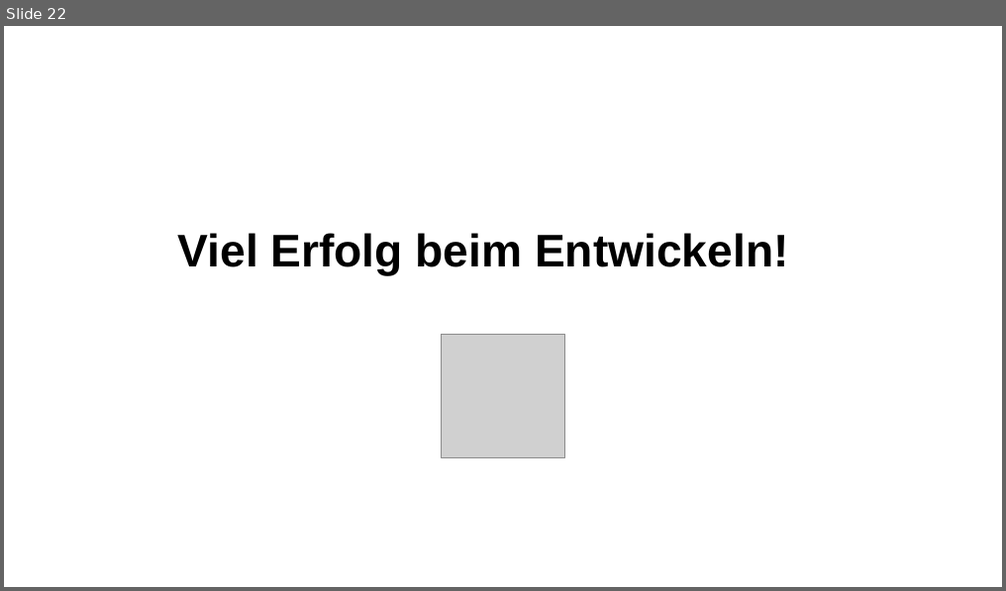
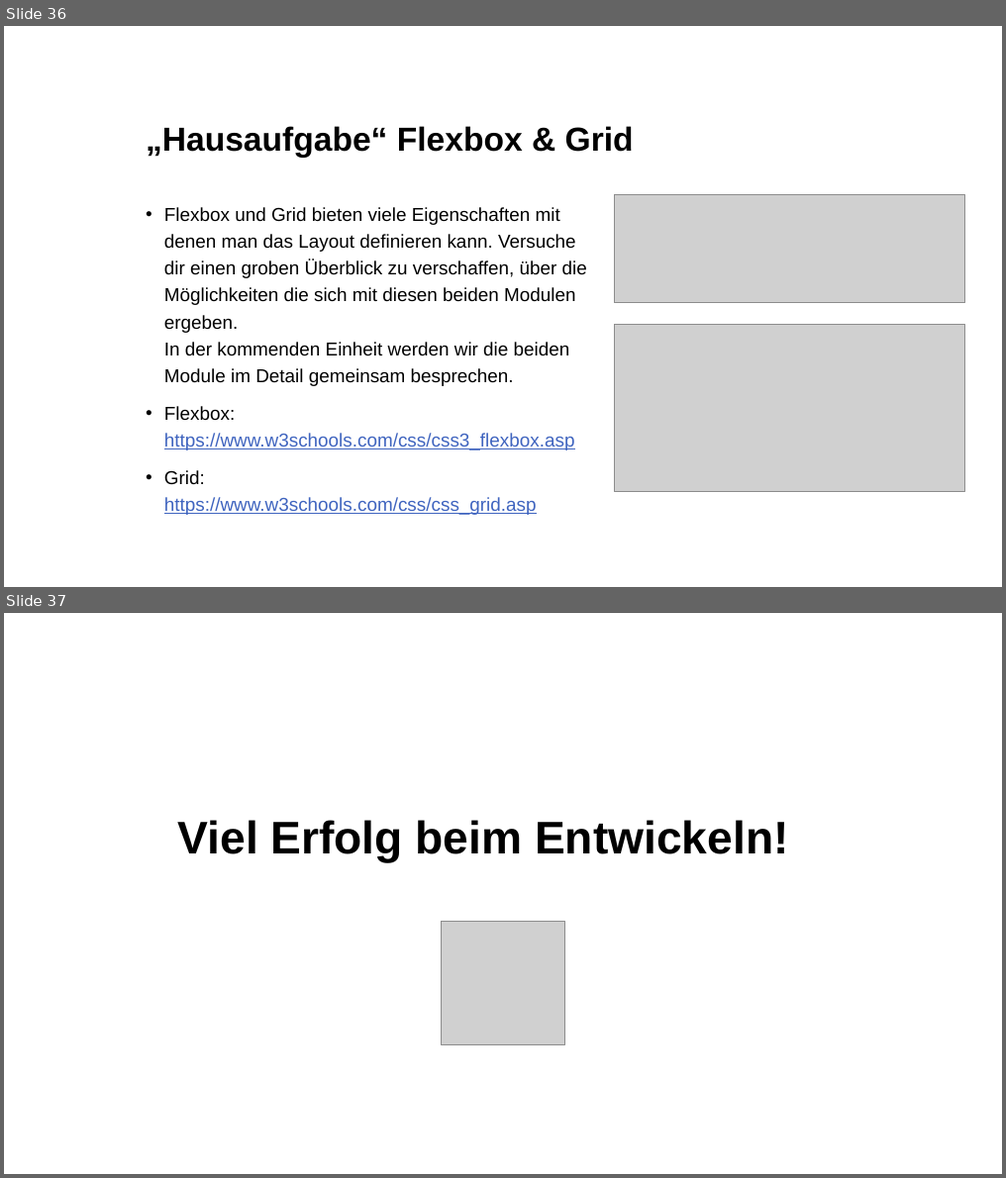
Before and after one commit to kodo89/Webentwicklung_23_24, a slide deck: 3. CSS/Slides/CSS Grundlagen 2.pptx. Shown one above the other, each under a label of ours: slide 22 before the commit, slides 36 and 37 after it. The pictures are 1006x591 and 1006x1178 pixels, drawn with LibreOffice and Linux fonts; fonts in the diff are those of the drawing; grey boxes stand for pictures; background and template pictures are left out. Boxes give left, top, right and bottom in pixels: in the first picture for what was removed or moved away, otherwise in the second. Text is boxed around its words. In the diff, an @@ line names an element or a change of style, - is before the commit and + after.

```diff
--- a/3. CSS/Slides/CSS Grundlagen 2.pptx
+++ b/3. CSS/Slides/CSS Grundlagen 2.pptx
@@ slide 36 added at (4, 26, 1002, 587), background #FFFFFF @@
@@ title added at (146, 126, 634, 158), 32 pt, text #000000, bold @@
+„Hausaufgabe“ Flexbox & Grid
@@ picture added at (614, 194, 965, 303) @@
@@ text added at (164, 207, 587, 515), 18 pt, text #000000 @@
+• Flexbox und Grid bieten viele Eigenschaften mit denen man das Layout definieren kann. Versuche dir einen groben Überblick zu verschaffen, über die Möglichkeiten die sich mit diesen beiden Modulen ergeben.
+  In der kommenden Einheit werden wir die beiden Module im Detail gemeinsam besprechen.
+• Flexbox:
+  https://www.w3schools.com/css/css3_flexbox.asp
+• Grid:
+  https://www.w3schools.com/css/css_grid.asp
@@ picture added at (614, 325, 965, 492) @@
@@ what was slide 22 is now slide 37 @@
```
Also in this commit, not shown: 7 slides changed, 14 other slides added, 15 other files.
